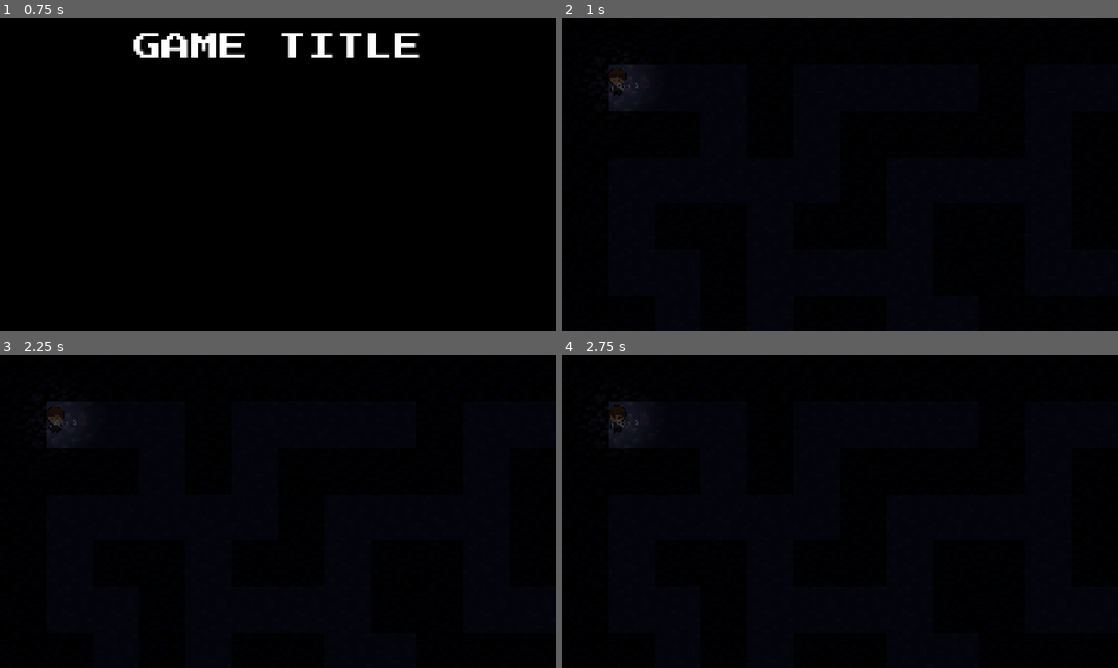
Above: before the commit, frames 1-4 (two rows, left to right).
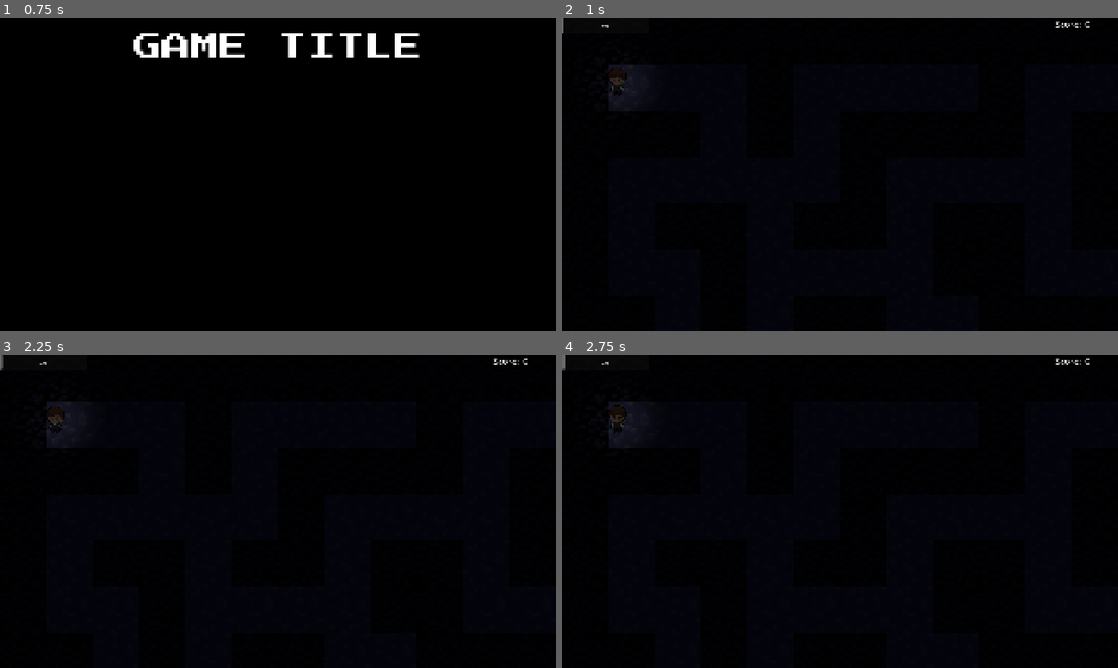
Above: after the commit, the same moments.

Repository: alemaki/SGJ_2026
Game: Godot game, scene res://addons/dho_arcade_addon/scenes/dho_main.tscn
Two runs of this game, one before a commit and one after it. Both use one fixed random seed, a clock stepped at 60 frames per second and the inputs below.
Inputs (mouse positions are in pixels of both pictures, inside the frame that each line leads up to):
- Up to frame 1 (0.75 s): tap A at 0.5 s; move the mouse to (400, 158) at 0.52 s; hold Right (ui_right) from 0.53 s (still down); click (400, 158) at 0.67 s
- Up to frame 2 (1 s): keep holding Right (ui_right); tap Enter (ui_accept) at 0.77 s
- Up to frame 3 (2.25 s): tap Enter (ui_accept) at 1.25, 1.52, 2 s; move the mouse to (166, 527) at 1.27 s; release Right (ui_right) at 1.28 s; hold Down (ui_down) 1.28-2.03 s; move the mouse to (333, 442) at 2.02 s; hold Right (ui_right) from 2.03 s (still down)
- Up to frame 4 (2.75 s): keep holding Right (ui_right)

Frame 1 is identical in both runs. In frame 2, 0.1% of the frame differs, in the area x 0-95%, y 0-23%; in frame 3, 0.1%; in frame 4, 0.1%.

Commit message:
Added the character score to the camera

Diff:
--- a/src/resources/player_character.tscn
+++ b/src/resources/player_character.tscn
@@ -25,8 +25,8 @@
 collision_mask = 4
 script = ExtResource("1_5p0pn")
 animation_player = NodePath("Body")
-obsession_bar = NodePath("Camera/ObsessionBar")
-score_tracker = NodePath("Camera/ScoreTracker")
+obsession_bar = NodePath("Camera/CanvasLayer/ObsessionBar")
+score_tracker = NodePath("Camera/CanvasLayer/MarginContainer/ScoreTracker")
 
 [node name="Body" type="AnimatedSprite2D" parent="." unique_id=2139457209]
 sprite_frames = ExtResource("2_5p0pn")
@@ -49,18 +49,25 @@
 limit_right = 960
 limit_bottom = 960
 
-[node name="ObsessionBar" parent="Camera" unique_id=1566583181 instance=ExtResource("3_acxgf")]
+[node name="CanvasLayer" type="CanvasLayer" parent="Camera" unique_id=1979440990]
+
+[node name="ObsessionBar" parent="Camera/CanvasLayer" unique_id=1566583181 instance=ExtResource("3_acxgf")]
 light_mask = 2
 visibility_layer = 2
-offset_left = -90.0
-offset_top = -50.0
-offset_right = -90.0
-offset_bottom = -50.0
-scale = Vector2(0.2, 0.2)
 
-[node name="ScoreTracker" parent="Camera" unique_id=1147881918 instance=ExtResource("4_1hvy0")]
+[node name="MarginContainer" type="MarginContainer" parent="Camera/CanvasLayer" unique_id=1159624837]
+anchors_preset = 1
+anchor_left = 1.0
+anchor_right = 1.0
+offset_left = -216.0
+offset_bottom = 89.0
+grow_horizontal = 0
+
+[node name="ScoreTracker" parent="Camera/CanvasLayer/MarginContainer" unique_id=1147881918 instance=ExtResource("4_1hvy0")]
 light_mask = 2
 visibility_layer = 2
-scale = Vector2(0.2, 0.2)
+layout_mode = 2
+size_flags_horizontal = 0
+offset_transform_enabled = true
 
-[connection signal="obsession_filled" from="Camera/ObsessionBar" to="." method="_on_obsession_bar_obsession_filled"]
+[connection signal="obsession_filled" from="Camera/CanvasLayer/ObsessionBar" to="." method="_on_obsession_bar_obsession_filled"]
